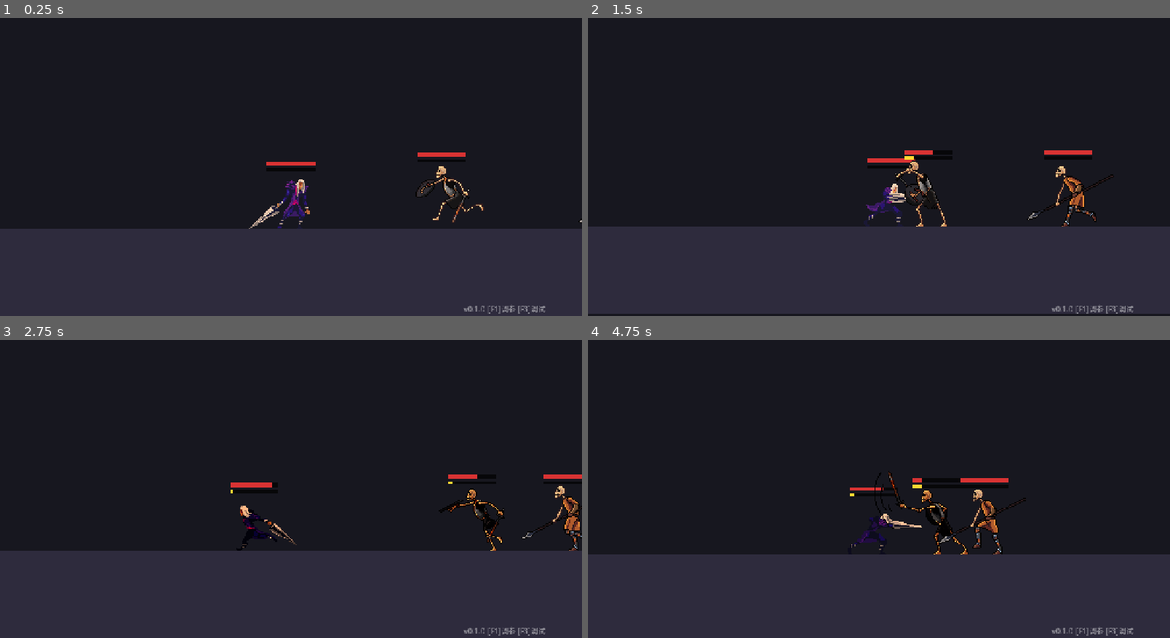
Above: before the commit, frames 1-4 (two rows, left to right).
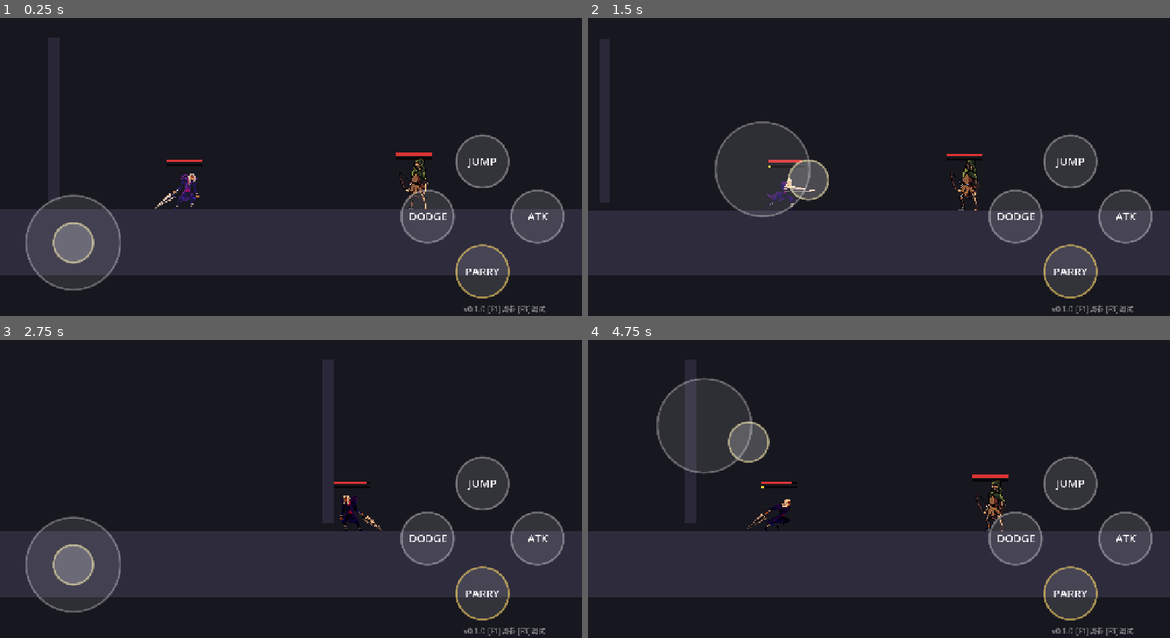
Above: after the commit, the same moments.

Repository: CyberpunkPsychosis/ai-game-engine
Game: Godot game, scene res://scenes/main.tscn
Two runs of this game, one before a commit and one after it. Both use one fixed random seed, a clock stepped at 60 frames per second and the inputs below.
Inputs (mouse positions are in pixels of both pictures, inside the frame that each line leads up to):
- Up to frame 1 (0.25 s): no input
- Up to frame 2 (1.5 s): tap Enter at 0.5 s; move the mouse to (1007, 137) at 0.52 s; hold D (move_right) 0.53-1.25 s; tap J (attack) at 0.6 s; click (1007, 137) at 0.67 s; tap Space (jump) at 0.77 s; drag from (762, 169) to (902, 202) at 1.27 s
- Up to frame 3 (2.75 s): move the mouse to (349, 402) at 2.02 s; hold A (move_left) from 2.03 s (still down); tap L (special) at 2.1 s; click (349, 402) at 2.17 s
- Up to frame 4 (4.75 s): release A (move_left) at 2.75 s; drag from (849, 539) to (1007, 518) at 2.77 s; move the mouse to (1053, 524) at 3.52 s; hold D (move_right) 3.53-4.25 s; tap K (dash) at 3.6 s; click (1053, 524) at 3.67 s; tap Space (jump) at 3.77 s; drag from (704, 426) to (954, 518) at 4.27 s

The runs differ from the first frame. In frame 1, 26% of the frame differs, in the area x 0-100%, y 6-100%; in frame 2, 25%; in frame 3, 26%; in frame 4, 28%.

Commit message:
修触控多点失效：不再依赖is_touchscreen_available(手机浏览器常误报)，真触摸始终走多点逻辑；关掉伪鼠标(emulate_mouse_from_touch)防乱点误攻击；摇杆+按钮可同时用，弹反不再被吞。试玩相机加前瞻,怪不被按钮挡

Diff:
--- a/project.godot
+++ b/project.godot
@@ -84,6 +84,11 @@
 ]
 }
 
+[input_devices]
+
+pointing/emulate_mouse_from_touch=false
+pointing/emulate_touch_from_mouse=true
+
 [rendering]
 
 renderer/rendering_method="gl_compatibility"
--- a/scripts/test_room.gd
+++ b/scripts/test_room.gd
@@ -101,7 +101,7 @@
 		_cam.position = Vector2(130.0, 150.0)   # 跟"玩家+弓手"中点，看全追逐/后跃/箭的来回
 		_cam.zoom = Vector2(1.5, 1.5)
 	elif _playtest:
-		_cam.position = Vector2(player.position.x, 150.0)
+		_cam.position = Vector2(player.position.x + 130.0, 150.0)  # 带前瞻，框住右边来的怪
 		_cam.zoom = Vector2(1.8, 1.8)           # 拉远些，开局就能看到来的怪
 	else:
 		_cam.position = Vector2(player.position.x, 150.0)
@@ -344,6 +344,10 @@
 		if _archer_only and is_instance_valid(enemy):
 			var mid := (player.global_position.x + enemy.global_position.x) * 0.5
 			_cam.position.x = lerpf(_cam.position.x, mid, clampf(delta * 5.0, 0.0, 1.0))
+		elif _playtest:
+			# 朝朝向方向带点前瞻 → 正在打的怪不被右侧按钮挡住
+			var tgt_x: float = player.global_position.x + 130.0 * float(player.facing)
+			_cam.position.x = lerpf(_cam.position.x, tgt_x, clampf(delta * 4.0, 0.0, 1.0))
 		elif not _archer_only:
 			_cam.position.x = lerpf(_cam.position.x, player.global_position.x, clampf(delta * 6.0, 0.0, 1.0))
 	if _shot_path == "":
--- a/scripts/touch_controls.gd
+++ b/scripts/touch_controls.gd
@@ -15,7 +15,7 @@
 ]
 
 var _font: Font
-var _touch := false                 # 设备是否触屏(决定吃触摸还是鼠标)
+var _seen_touch := false            # 见过真触摸后，彻底忽略鼠标(防触屏伪鼠标重复触发)
 var _active := {}                   # 触点 index -> "joy" 或 动作名
 var _joy_origin := Vector2.ZERO     # 当前摇杆基座中心(按下处)
 var _joy_vec := Vector2.ZERO        # 摇杆偏移(像素)
@@ -24,7 +24,6 @@
 
 func _ready() -> void:
 	mouse_filter = Control.MOUSE_FILTER_STOP
-	_touch = DisplayServer.is_touchscreen_available()
 	_font = get_theme_default_font()
 	if _font == null:
 		_font = ThemeDB.fallback_font
@@ -66,20 +65,23 @@
 
 # ---------------------------------------------------------------- 输入
 func _gui_input(event: InputEvent) -> void:
-	if _touch:
-		if event is InputEventScreenTouch:
-			var t := event as InputEventScreenTouch
-			if t.pressed:
-				_press(t.index, t.position)
-			else:
-				_release(t.index)
-			accept_event()
-		elif event is InputEventScreenDrag:
-			var d := event as InputEventScreenDrag
-			_drag(d.index, d.position)
-			accept_event()
-	else:
-		# 桌面(无触屏)：用鼠标当单指，方便调试
+	# 真触摸：始终走多点逻辑（不依赖 is_touchscreen_available，手机浏览器常误报）
+	if event is InputEventScreenTouch:
+		_seen_touch = true
+		var t := event as InputEventScreenTouch
+		if t.pressed:
+			_press(t.index, t.position)
+		else:
+			_release(t.index)
+		accept_event()
+	elif event is InputEventScreenDrag:
+		_seen_touch = true
+		var d := event as InputEventScreenDrag
+		_drag(d.index, d.position)
+		accept_event()
+	# 鼠标只在"从没见过触摸"时当单指用（纯桌面调试）；见过触摸后一律忽略，
+	# 免得触屏的伪鼠标在手指间乱跳、误点按钮。
+	elif not _seen_touch:
 		if event is InputEventMouseButton:
 			var mb := event as InputEventMouseButton
 			if mb.button_index == MOUSE_BUTTON_LEFT:
